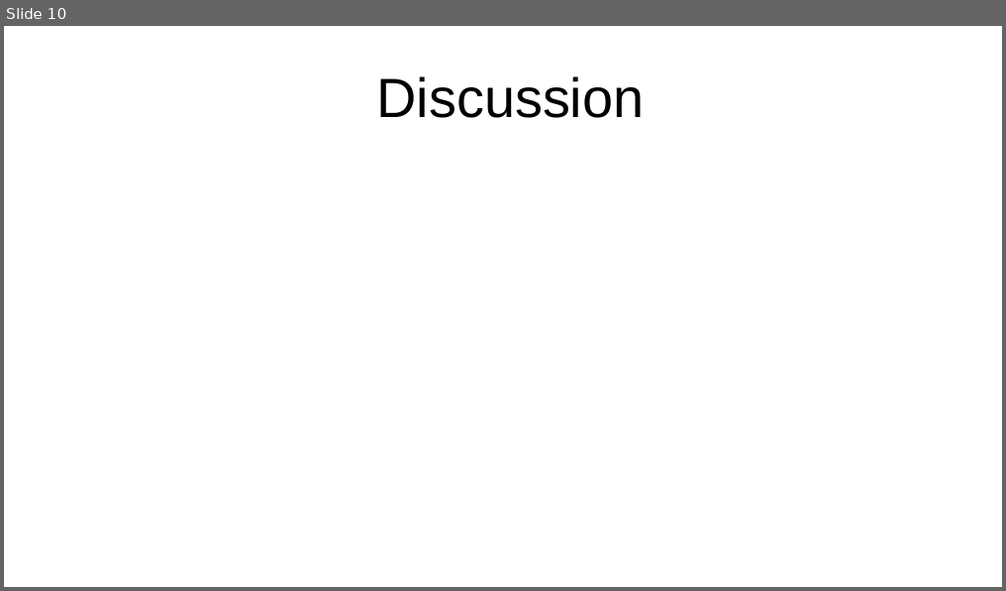
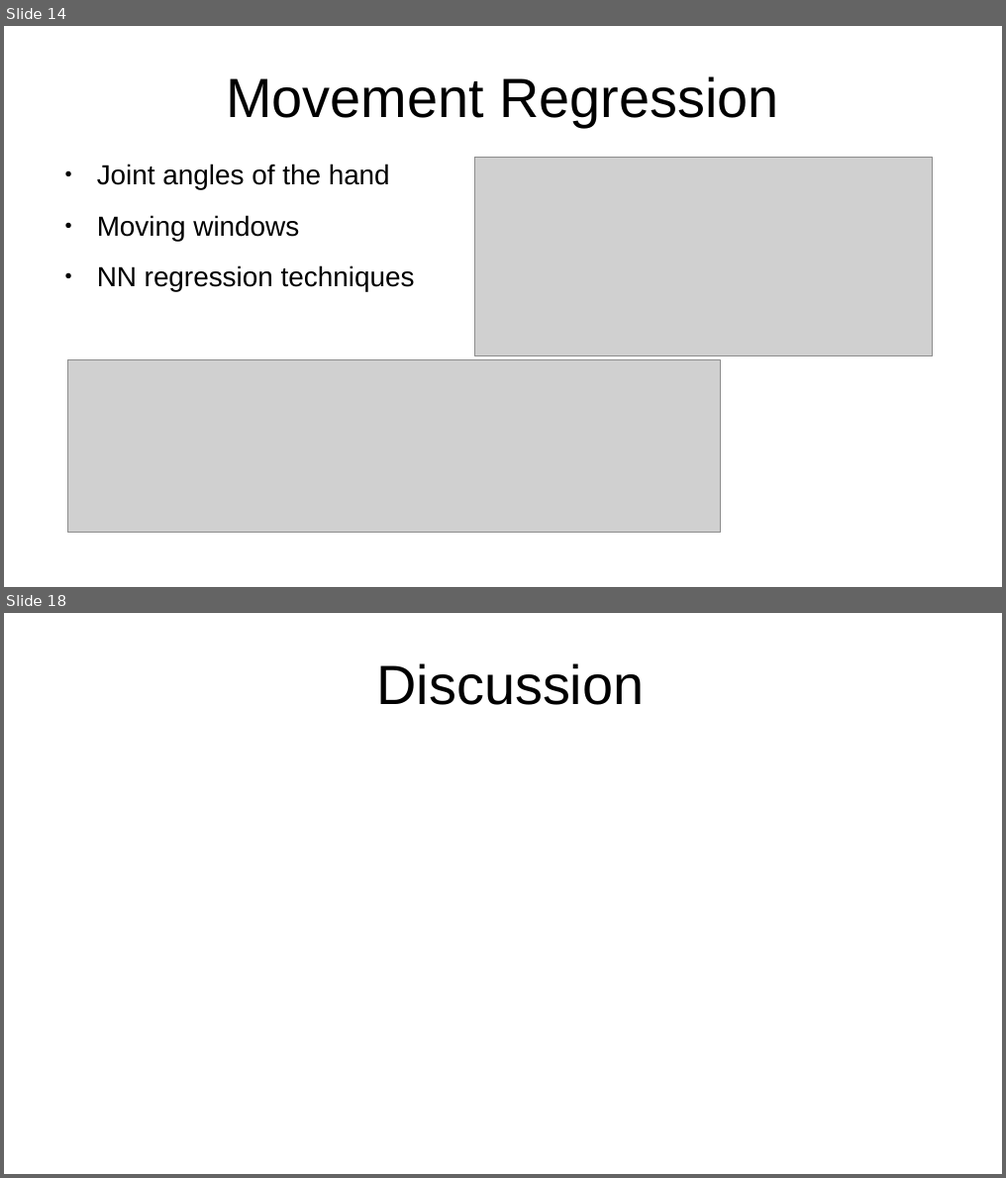
Before and after one commit to thom9258/masters-thesis, a slide deck: presentation/Presentation.odp. Shown one above the other, each under a label of ours: slide 10 before the commit, slides 14 and 18 after it; the slides between them are not shown. The pictures are 1006x591 and 1006x1178 pixels, drawn with LibreOffice and Linux fonts; fonts in the diff are those of the drawing; grey boxes stand for pictures. Boxes give left, top, right and bottom in pixels: in the first picture for what was removed or moved away, otherwise in the second. Text is boxed around its words. In the diff, an @@ line names an element or a change of style, - is before the commit and + after.

```diff
--- a/presentation/Presentation.odp
+++ b/presentation/Presentation.odp
@@ slide 14 added at box(4, 26, 1002, 587), background #FFFFFF @@
@@ title added at box(226, 76, 779, 127), 44 pt, text #000000 @@
+Movement Regression
@@ text added at box(97, 164, 415, 291), 22 pt, text #000000 @@
+● Joint angles of the hand
+● Moving windows
+● NN regression techniques
@@ picture added at box(475, 158, 933, 357) @@
@@ picture added at box(67, 361, 721, 533) @@
@@ what was slide 10 is now slide 18 @@
```
Also in this commit, not shown: 1 slide changed, 14 other slides added, 7 slides removed.
